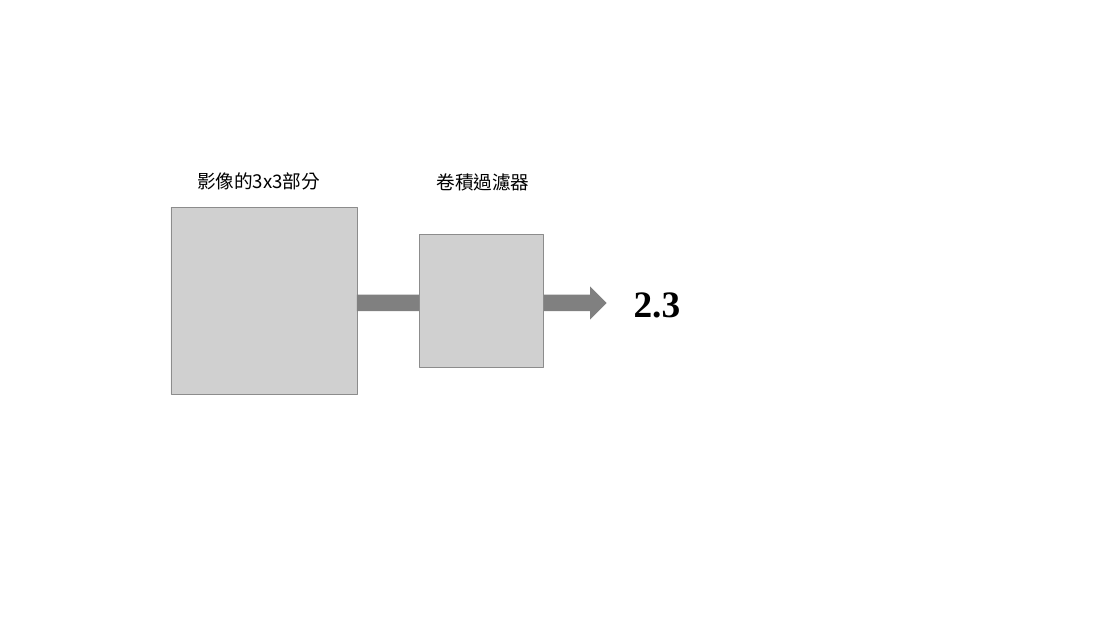
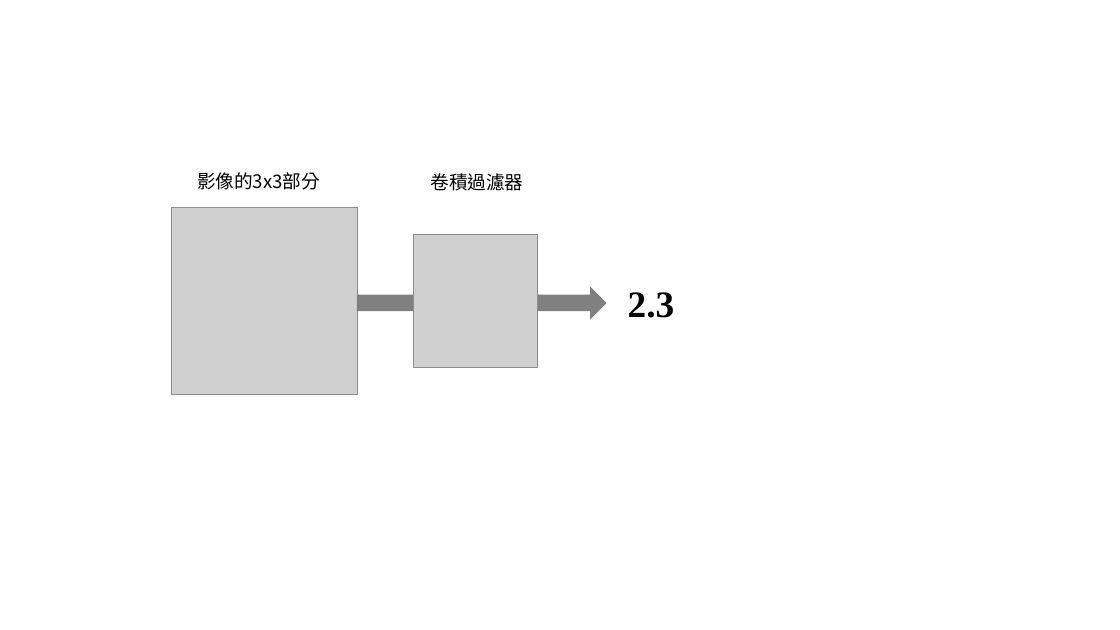
Before and after one commit to 10994015/paper, a slide deck: slide 11 of 論文/模型圖繪製.pptx. Drawn at 1120x630 pixels with LibreOffice and Linux fonts; fonts in the diff are those of the drawing; grey boxes stand for pictures. Boxes give left, top, right and bottom in pixels: in the first picture for what was removed or moved away, otherwise in the second. Text is boxed around its words. In the diff, an @@ line names an element or a change of style, - is before the commit and + after.

```diff
--- a/論文/模型圖繪製.pptx
+++ b/論文/模型圖繪製.pptx
@@ 2 texts, 1 picture: place and size @@
-2 texts, 1 picture at (419, 173, 681, 367)
+2 texts, 1 picture at (413, 173, 675, 367)
```
Also in this commit, not shown: 3 other files.
